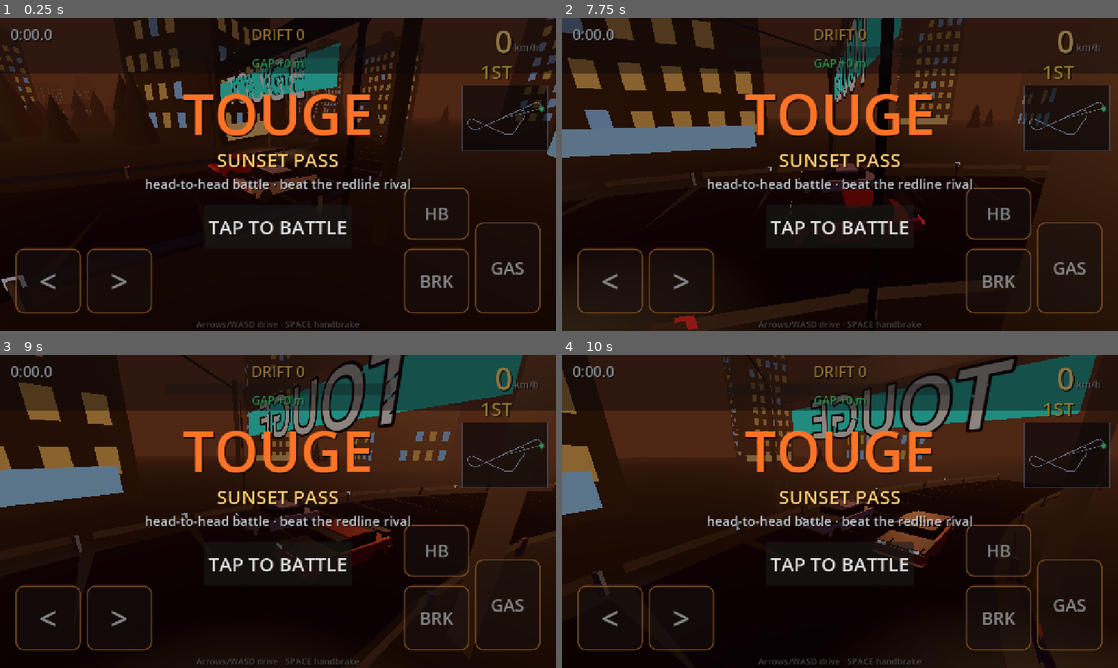
Above: before the commit, frames 1-4 (two rows, left to right).
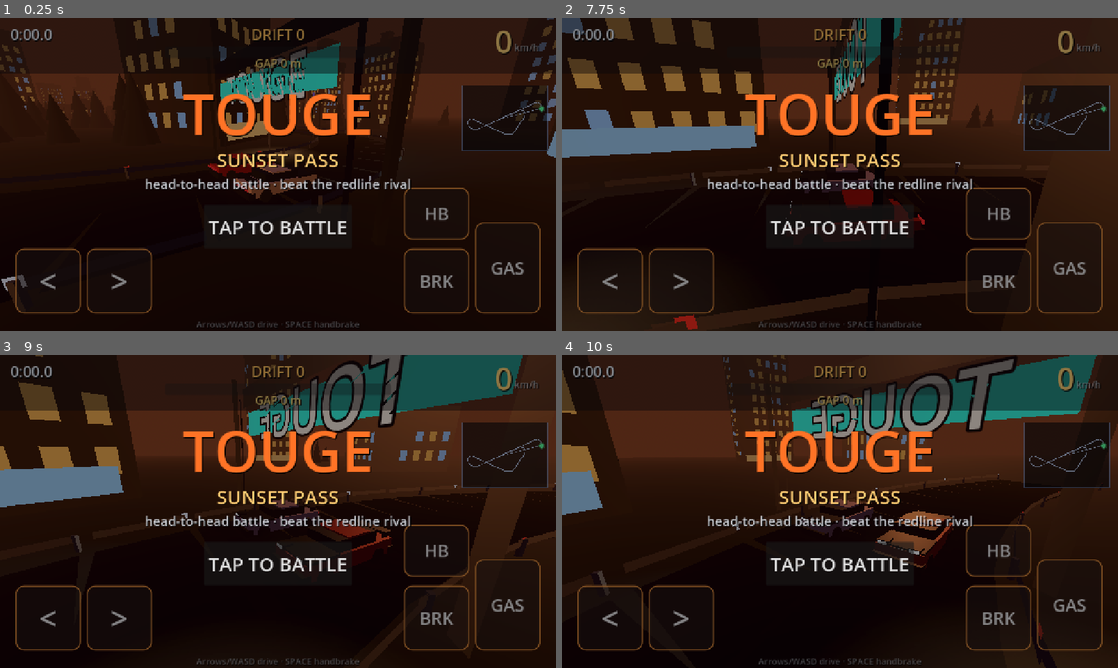
Above: after the commit, the same moments.

Repository: Thefreatbandz/touge
Game: Godot game, scene res://scenes/main.tscn
The game is run twice, just before and just after one commit, with the same random seed, the same clock (stepped at 60 frames per second) and the same inputs.
Inputs:
- Up to frame 1 (0.25 s): no input
- Up to frame 2 (7.75 s): hold Right 0.53-1.28 s; tap Space at 0.77, 1.52, 3.02, 3.77, 4.52, 6.02, 6.77, 7.52 s; hold Down 1.28-2.03 s; hold Right 2.03-2.78 s; hold Up 2.78-3.53 s; hold Left 3.53-5.03 s; hold Down 5.03-5.78 s; hold Right 5.78-6.53 s; hold Up 6.53-7.28 s; hold Right from 7.28 s (still down)
- Up to frame 3 (9 s): release Right at 8.03 s; hold Down 8.03-8.78 s; hold Left from 8.78 s (still down)
- Up to frame 4 (10 s): tap Space at 9.02, 9.77 s; release Left at 9.53 s; hold Up from 9.53 s (still down)

The runs differ from the first frame. In frame 1, 0.3% of the frame differs, in the area x 12-93%, y 0-34%; in frame 2, 0.4%; in frame 3, 0.4%, in the area x 32-93%, y 0-20%; in frame 4, 0.4%.

Commit message:
TOUGE: remove cross-camera wires, cones off the road, gap 0m fix

Diff:
--- a/scripts/hud.gd
+++ b/scripts/hud.gd
@@ -213,7 +213,10 @@
 	_prog.value = prog * 1000.0
 
 func set_battle(gap_m: float, player_ahead: bool) -> void:
-	if player_ahead:
+	if gap_m < 0.5:
+		_gap_l.text = "GAP 0 m"
+		_gap_l.add_theme_color_override("font_color", Color(1.0, 0.85, 0.45))
+	elif player_ahead:
 		_gap_l.text = "GAP +%.0f m" % gap_m
 		_gap_l.add_theme_color_override("font_color", Color(0.35, 1.0, 0.55))
 		_pos_l.text = "1ST"
--- a/scripts/track.gd
+++ b/scripts/track.gd
@@ -484,18 +484,6 @@
 				fc - tang * fw + up * 3.1, fc + tang * fw + up * 3.1, shop_col, nrm)
 	_finish(self, _mat_emit)
 
-func _wire(p1: Vector3, p2: Vector3, thick: float, col: Color) -> void:
-	# two-segment sagging wire into the active arrays
-	var mid := (p1 + p2) * 0.5
-	mid.y -= 0.9
-	for seg in [[p1, mid], [mid, p2]]:
-		var a: Vector3 = seg[0]
-		var b: Vector3 = seg[1]
-		var d := b - a
-		var yaw := atan2(d.x, d.z)
-		var length := Vector3(d.x, 0.0, d.z).length()
-		_box_at((a + b) * 0.5, Vector3(thick, thick, length), yaw, col)
-
 func _build_billboards(rng: RandomNumberGenerator) -> void:
 	var texts := ["TOUGE", "DRIFT", "APEX", "REDLINE", "MIDNIGHT", "NITRO", "TURBO", "GP 90"]
 	var cols := [Color(0.25, 1.0, 1.0), Color(1.0, 0.3, 0.85), Color(1.0, 0.85, 0.25),
@@ -559,9 +547,9 @@
 		add_child(lab)
 
 func _build_poles_wires(rng: RandomNumberGenerator) -> void:
-	_begin()
-	var tops_l: Array[Vector3] = []
-	var tops_r: Array[Vector3] = []
+	# utility poles only — the spanning wires cut across the camera on curves,
+	# so they stay off
+	_begin()
 	var k := 8
 	while k < COUNT - 8:
 		for sgn: float in [-1.0, 1.0]:
@@ -576,17 +564,7 @@
 			if not ok:
 				continue
 			_box_at(pp + Vector3(0, 4.5, 0), Vector3(0.3, 9.0, 0.3), 0.0, Color(0.075, 0.075, 0.09))
-			var top := pp + Vector3(0, 8.9, 0)
-			if sgn < 0.0:
-				tops_l.append(top)
-			else:
-				tops_r.append(top)
 		k += 13
-	_finish(self, _mat_flat)
-	_begin()
-	for arr in [tops_l, tops_r]:
-		for wi in range(arr.size() - 1):
-			_wire(arr[wi], arr[wi + 1], 0.08, Color(0.02, 0.02, 0.03))
 	_finish(self, _mat_flat)
 
 func _build_rail_markers() -> void:
@@ -754,12 +732,12 @@
 		var sgn := -1.0 if rng.randf() < 0.5 else 1.0
 		for k in range(6):
 			var i := i0 + k * 3
-			var bp: Vector3 = points[i] + sides[i] * (sgn * rng.randf_range(5.6, 6.8))
+			var bp: Vector3 = points[i] + sides[i] * (sgn * rng.randf_range(6.8, 8.2))
 			var ok := true
 			for j in range(maxi(0, i - 4), mini(COUNT, i + 5)):
 				var dx := bp.x - points[j].x
 				var dz := bp.z - points[j].z
-				if dx * dx + dz * dz < 27.0:
+				if dx * dx + dz * dz < 56.0:
 					ok = false
 					break
 			if ok:
Not shown, changed: build/web/index.html
Not shown, changed: build/web/index.pck
Not shown, changed: docs/index.html
Not shown, changed: docs/touge.html
Not shown, changed: docs/touge.pck
